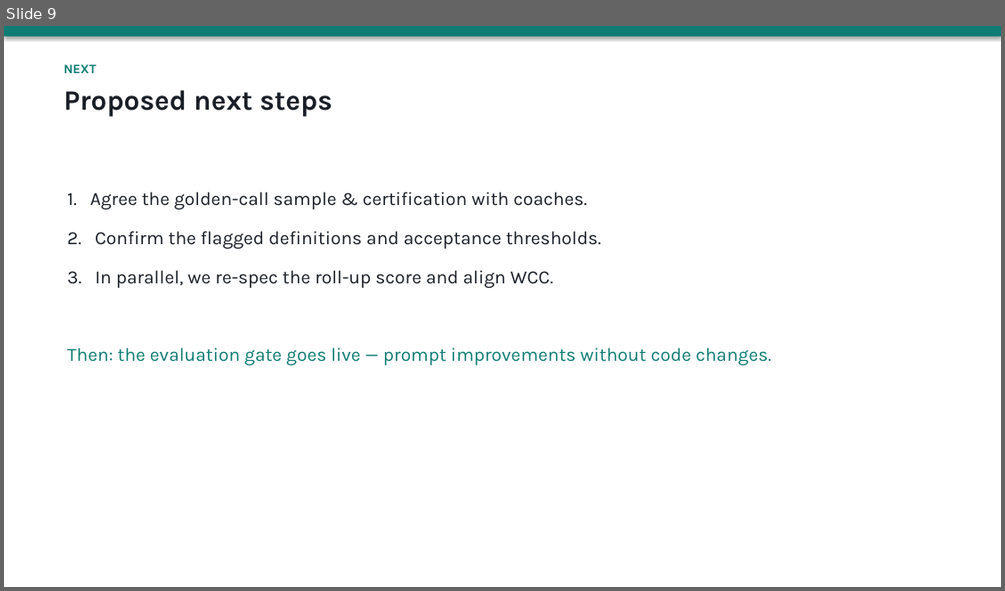
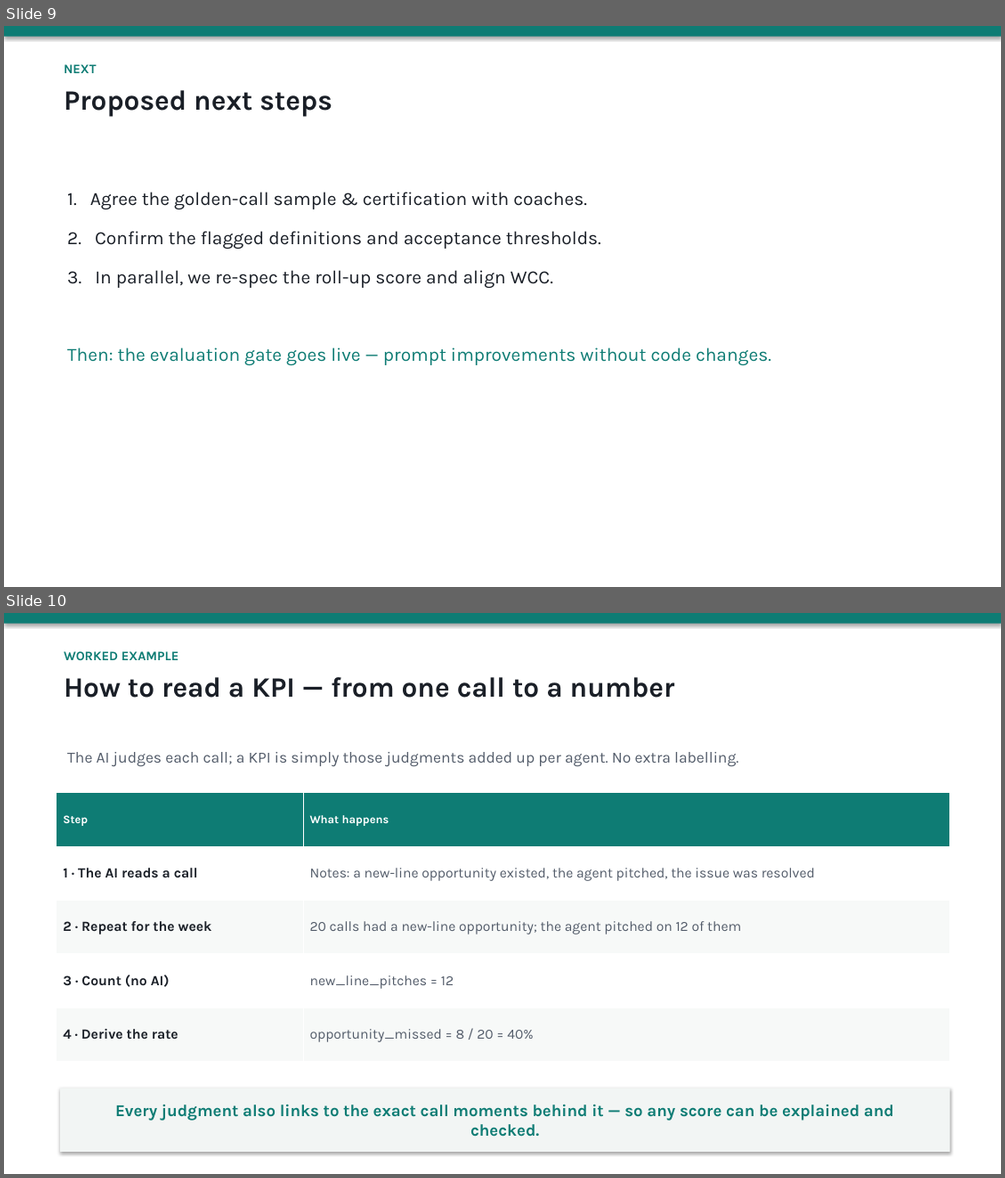
Before and after one commit to shyamanugu/LLMOps, a slide deck: usecases/ai_pipeline 2/docs/APIX_Metrics_Discussion.pptx. Shown one above the other, each under a label of ours: slide 9 before the commit, slides 9 and 10 after it. The pictures are 1005x591 and 1005x1178 pixels, drawn with LibreOffice and Linux fonts; fonts in the diff are those of the drawing. Boxes give left, top, right and bottom in pixels: in the first picture for what was removed or moved away, otherwise in the second. Text is boxed around its words. In the diff, an @@ line names an element or a change of style, - is before the commit and + after.

```diff
--- a/usecases/ai_pipeline 2/docs/APIX_Metrics_Discussion.pptx
+++ b/usecases/ai_pipeline 2/docs/APIX_Metrics_Discussion.pptx
@@ slide 10 added at [4, 613, 1001, 1174], background #FFFFFF @@
@@ rectangle added at [4, 613, 1001, 624], fill #0E7C74 @@
@@ text added at [64, 651, 675, 698], 27 pt, text #1A1F27, bold @@
+WORKED EXAMPLE
+How to read a KPI — from one call to a number
@@ text added at [67, 752, 738, 767], 15 pt, text #535C6A @@
+The AI judges each call; a KPI is simply those judgments added up per agent. No extra labelling.
@@ table added at [57, 793, 950, 1062], 5 rows, 2 columns @@
+Step | What happens
+1 · The AI reads a call | Notes: a new-line opportunity existed, the agent pitched, the issue was resolved
+2 · Repeat for the week | 20 calls had a new-line opportunity; the agent pitched on 12 of them
+3 · Count (no AI) | new_line_pitches = 12
+4 · Derive the rate | opportunity_missed = 8 / 20 = 40%
@@ rectangle added at [60, 1088, 950, 1151], fill #F2F5F4, 16 pt, text #0E7C74, bold @@
+Every judgment also links to the exact call moments behind it — so any score can be explained and checked.
```
Also in this commit, not shown: 1 other slide added, 3 other files.
